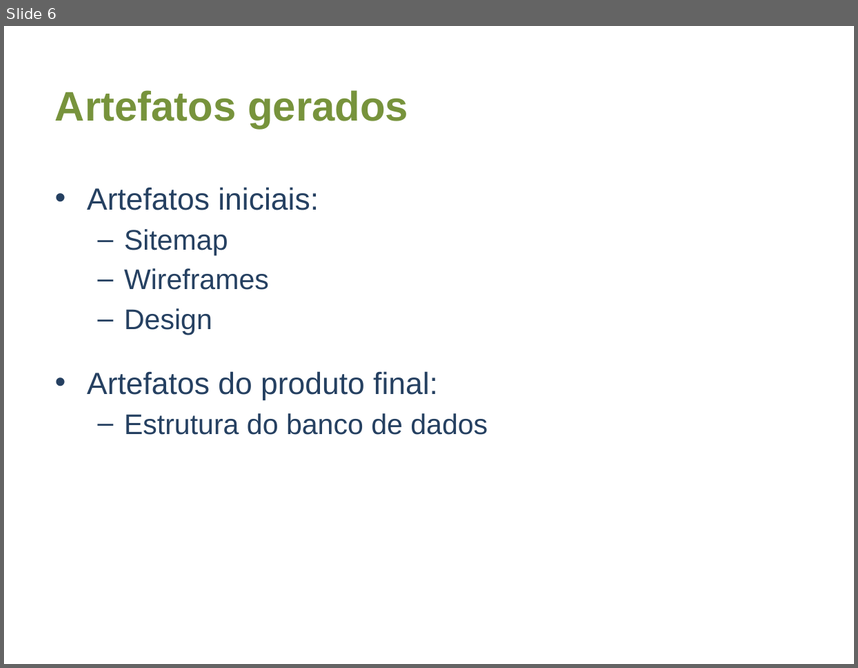
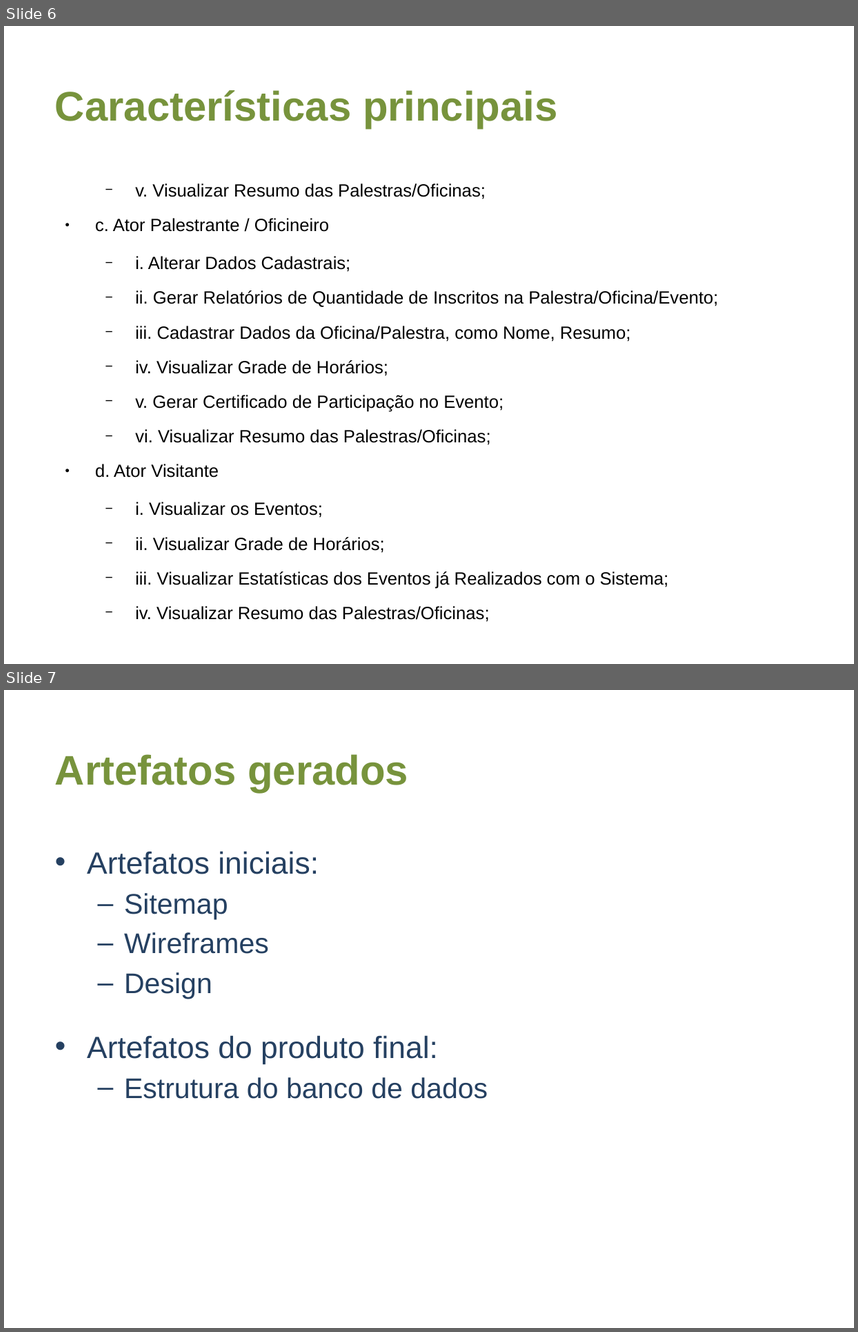
Before and after one commit to aweiand/jarbas, a slide deck: assets/docs/Apresentacao Jarbas.odp. Shown one above the other, each under a label of ours: slide 6 before the commit, slides 6 and 7 after it. The pictures are 858x668 and 858x1332 pixels, drawn with LibreOffice and Linux fonts; fonts in the diff are those of the drawing. Boxes give left, top, right and bottom in pixels: in the first picture for what was removed or moved away, otherwise in the second. Text is boxed around its words. In the diff, an @@ line names an element or a change of style, - is before the commit and + after.

Commit message:
Alteração da apresentação do Sistema, assim como algumas alterações nas classes de administração de eventos e de impressçoes para corrigir bugs

```diff
--- a/assets/docs/Apresentacao Jarbas.odp
+++ b/assets/docs/Apresentacao Jarbas.odp
@@ slide 6 added at (4, 26, 854, 664), background #FFFFFF @@
@@ title added at (55, 90, 558, 129), 35 pt, text #77933C, bold @@
+Características principais
@@ text added at (95, 183, 718, 588), 15 pt, text #000000 @@
+  − v. Visualizar Resumo das Palestras/Oficinas;
+● c. Ator Palestrante / Oficineiro
+  − i. Alterar Dados Cadastrais;
+  − ii. Gerar Relatórios de Quantidade de Inscritos na Palestra/Oficina/Evento;
+  − iii. Cadastrar Dados da Oficina/Palestra, como Nome, Resumo;
+  − iv. Visualizar Grade de Horários;
+  − v. Gerar Certificado de Participação no Evento;
+  − vi. Visualizar Resumo das Palestras/Oficinas;
+● d. Ator Visitante
+  − i. Visualizar os Eventos;
+  − ii. Visualizar Grade de Horários;
+  − iii. Visualizar Estatísticas dos Eventos já Realizados com o Sistema;
+  − iv. Visualizar Resumo das Palestras/Oficinas;
@@ what was slide 6 is now slide 7 @@
```
Also in this commit, not shown: 3 slides changed, 5 other slides added, 3 slides removed, 3 other files.
